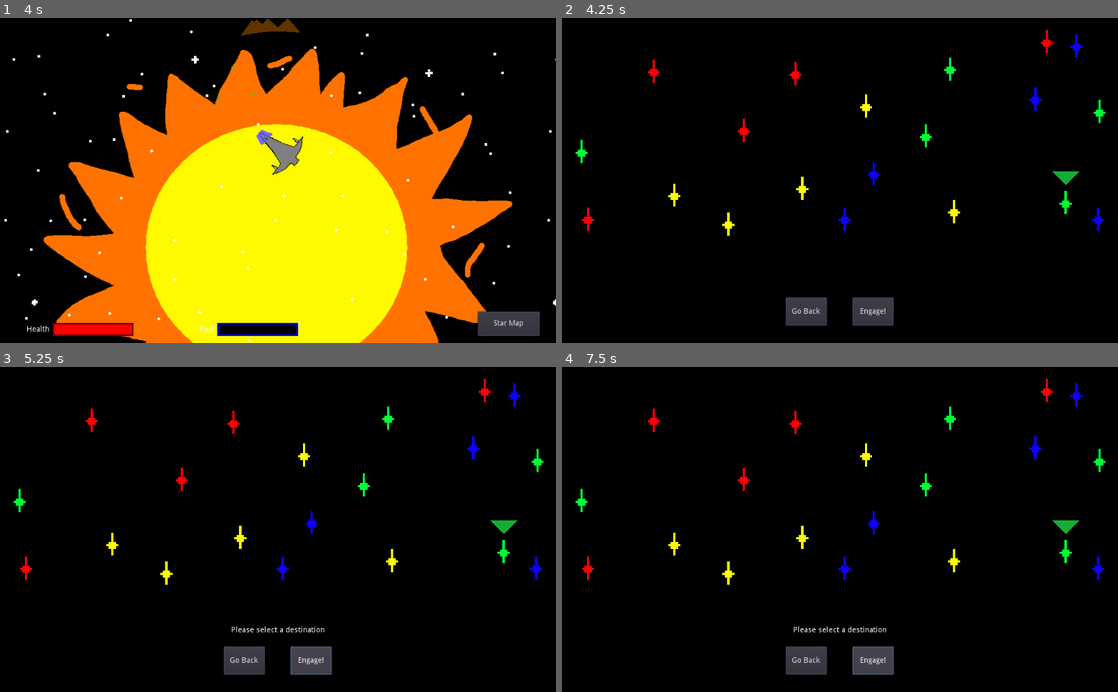
Above: before the commit, frames 1-4 (two rows, left to right).
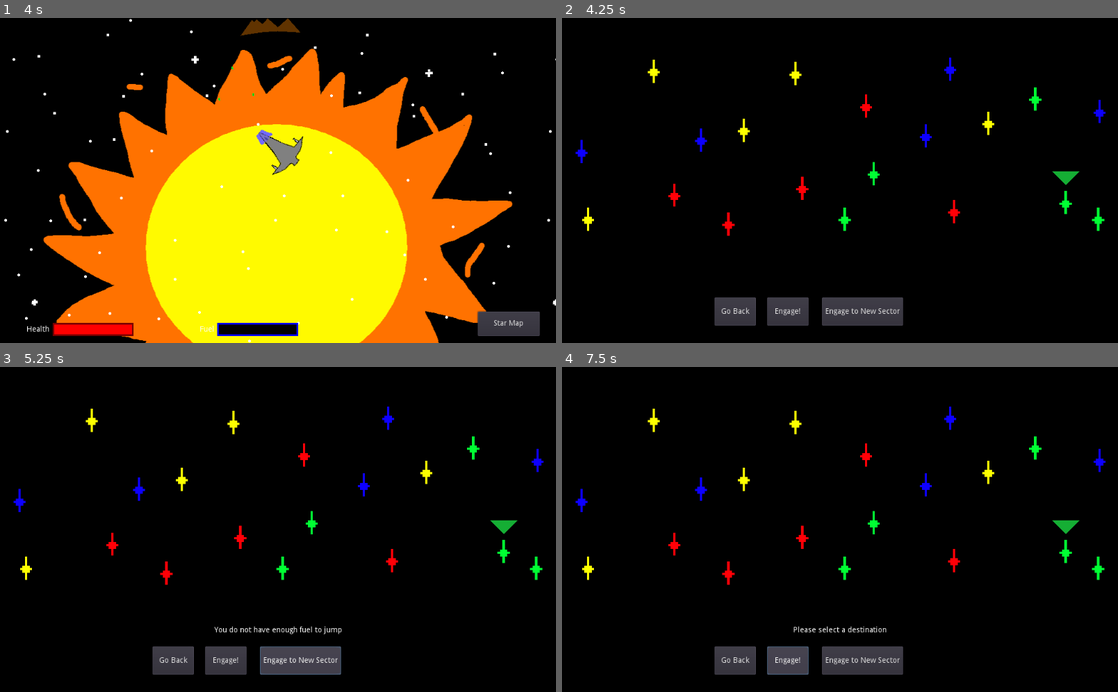
Above: after the commit, the same moments.

Repository: jlpatter/GodotSpaceShooter
Game: Godot game, scene res://src/Misc/GippiesSplash.tscn
Same seed, same stepped clock (60 frames per second), same inputs: the game is played once before the commit and once after it.
Inputs (mouse positions are in pixels of both pictures, inside the frame that each line leads up to):
- Up to frame 1 (4 s): tap Enter at 0.5, 2 s; hold D (move_right) 0.53-1.28 s; tap Space (shoot) at 0.6, 1.25, 1.35, 2.1, 2.75, 2.85, 3.6 s; hold A (move_left) 1.28-2.03 s; hold D (move_right) 2.03-2.78 s; hold W (move_up) 2.78-3.53 s; hold A (move_left) from 3.53 s (still down)
- Up to frame 2 (4.25 s): keep holding A (move_left); tap M (map) at 4.15 s
- Up to frame 3 (5.25 s): release A (move_left) at 4.25 s; click (500, 552) at 4.27 s; click (300, 659) at 5 s, where only the run after the commit has a clickable "Engage to New Sector"
- Up to frame 4 (7.5 s): click (862, 659) at 5.75 s, where only the run after the commit has a clickable "Engage to New Sector"; click "Star Map" at 6.5 s; click "Engage!" at 7.25 s

Frame 1 is identical in both runs. In frame 2, 3.2% of the frame differs, in the area x 2-98%, y 3-95%; in frame 3, 3.5%; in frame 4, 3.3%.

Commit message:
Added new sectors

Diff:
--- a/src/Levels/Level1.gd
+++ b/src/Levels/Level1.gd
@@ -36,6 +36,9 @@
 		add_child(enemy)
 		enemy.position = Vector2(GlobalVariables.rng.randf() * 1000 - 100, GlobalVariables.rng.randf() * 1000 - 100)
 
+	if MapVariables.current_color == "":
+		MapVariables.current_color = "Green"
+
 	if GlobalVariables.rng.randi() % 10 == 0:
 		if MapVariables.current_color == "Green":
 			add_gem(green_gem_prefab, Color.green)
--- a/src/Levels/Map.gd
+++ b/src/Levels/Map.gd
@@ -32,7 +32,7 @@
 			var x_loc = GlobalVariables.rng.randf() * (rect_size.x - dest_marker.rect_size.x)
 			var y_loc = GlobalVariables.rng.randf() * (rect_size.y - dest_marker.rect_size.y)
 			dest_marker.rect_position = Vector2(x_loc, y_loc)
-			while dest_marker.inside_of($UIRect) or dest_marker.inside_of_any($Destinations.get_children()):
+			while dest_marker.inside_of($UIRect) or dest_marker.inside_of($UpperRect) or dest_marker.inside_of_any($Destinations.get_children()):
 				x_loc = GlobalVariables.rng.randf() * (rect_size.x - dest_marker.rect_size.x)
 				y_loc = GlobalVariables.rng.randf() * (rect_size.y - dest_marker.rect_size.y)
 				dest_marker.rect_position = Vector2(x_loc, y_loc)
@@ -104,6 +104,17 @@
 		get_parent().get_parent().get_node("Player").activate_map()
 		get_parent().get_parent().get_node("Player").warp_out()
 
+func _on_SectorButton_pressed():
+	if PlayerVariables.fuel < 20:
+		$OutputLabel.text = "You do not have enough fuel to jump"
+		$OutputLabel.show()
+	else:
+		MapVariables.is_first_load = true
+		MapVariables.locations = {}
+		MapVariables.current_color = ""
+		get_parent().get_parent().get_node("Player").decrease_fuel(20)
+		get_parent().get_parent().get_node("Player").activate_map()
+		get_parent().get_parent().get_node("Player").warp_out()
 
 func _on_GoBackButton_pressed():
 	get_parent().get_parent().get_node("Player").activate_map()
--- a/src/Levels/Map.tscn
+++ b/src/Levels/Map.tscn
@@ -36,6 +36,13 @@
 "_edit_use_anchors_": false
 }
 
+[node name="UpperRect" type="ReferenceRect" parent="."]
+anchor_right = 1.0
+margin_bottom = 44.0
+__meta__ = {
+"_edit_use_anchors_": false
+}
+
 [node name="Destinations" type="Control" parent="."]
 anchor_right = 1.0
 anchor_bottom = 1.0
@@ -48,9 +55,9 @@
 anchor_top = 1.0
 anchor_right = 0.5
 anchor_bottom = 1.0
-margin_left = 23.0
+margin_left = -133.801
 margin_top = -84.0
-margin_right = 99.0
+margin_right = -57.801
 margin_bottom = -32.0
 text = "Engage!"
 __meta__ = {
@@ -62,11 +69,21 @@
 anchor_top = 1.0
 anchor_right = 0.5
 anchor_bottom = 1.0
-margin_left = -99.881
+margin_left = -231.254
 margin_top = -84.0
-margin_right = -23.881
+margin_right = -155.254
 margin_bottom = -32.0
 text = "Go Back"
+__meta__ = {
+"_edit_use_anchors_": false
+}
+
+[node name="SectorButton" type="Button" parent="."]
+margin_left = 479.059
+margin_top = 516.0
+margin_right = 628.059
+margin_bottom = 568.0
+text = "Engage to New Sector"
 __meta__ = {
 "_edit_use_anchors_": false
 }
@@ -151,3 +168,4 @@
 
 [connection signal="pressed" from="EngageButton" to="." method="_on_EngageButton_pressed"]
 [connection signal="pressed" from="GoBackButton" to="." method="_on_GoBackButton_pressed"]
+[connection signal="pressed" from="SectorButton" to="." method="_on_SectorButton_pressed"]
